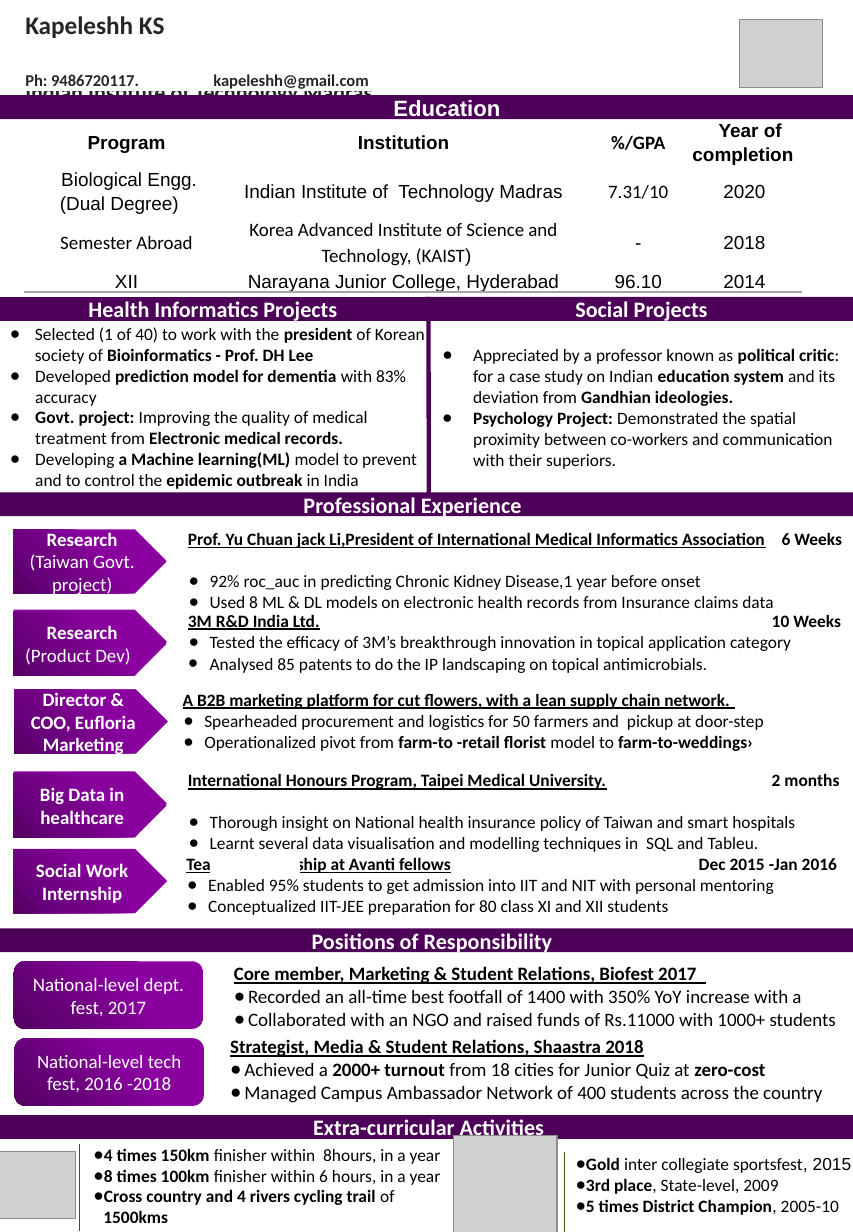
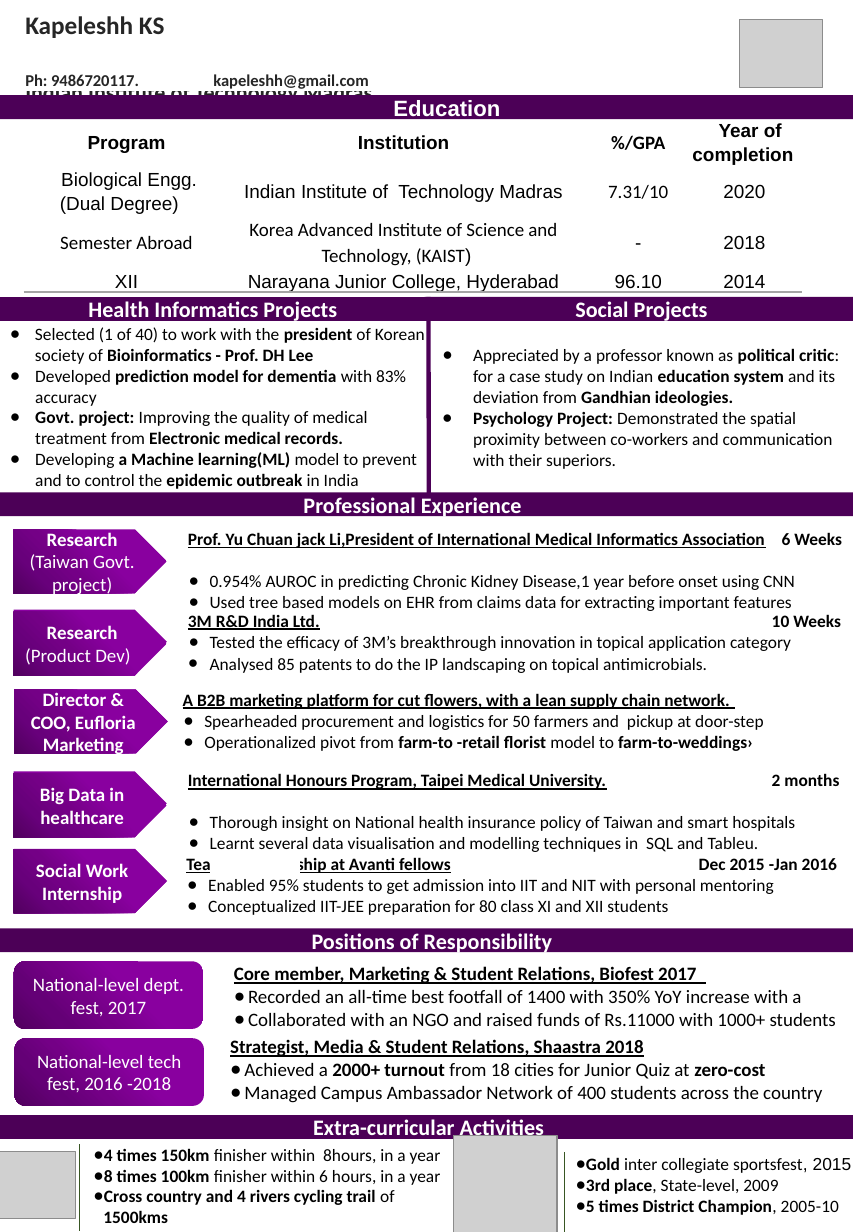
Before and after one commit to chocochip13/Resume, a slide deck: slide 1 of Kapeleshh_CV_Purple.pptx. Drawn at 853x1232 pixels with LibreOffice and Linux fonts; fonts in the diff are those of the drawing; grey boxes stand for pictures. Boxes give left, top, right and bottom in pixels: in the first picture for what was removed or moved away, otherwise in the second. Text is boxed around its words. In the diff, an @@ line names an element or a change of style, - is before the commit and + after.

Commit message:
Add AUROC on CKD

```diff
--- a/Kapeleshh_CV_Purple.pptx
+++ b/Kapeleshh_CV_Purple.pptx
@@ text at [210, 575, 795, 611]: text changed @@
-● 92% roc_auc in predicting Chronic Kidney Disease,1 year before onset
-● Used 8 ML & DL models on electronic health records from Insurance claims data
+● 0.954% AUROC in predicting Chronic Kidney Disease,1 year before onset using CNN
+● Used tree based models on EHR from claims data for extracting important features
```
Also in this commit, not shown: 1 other file.
